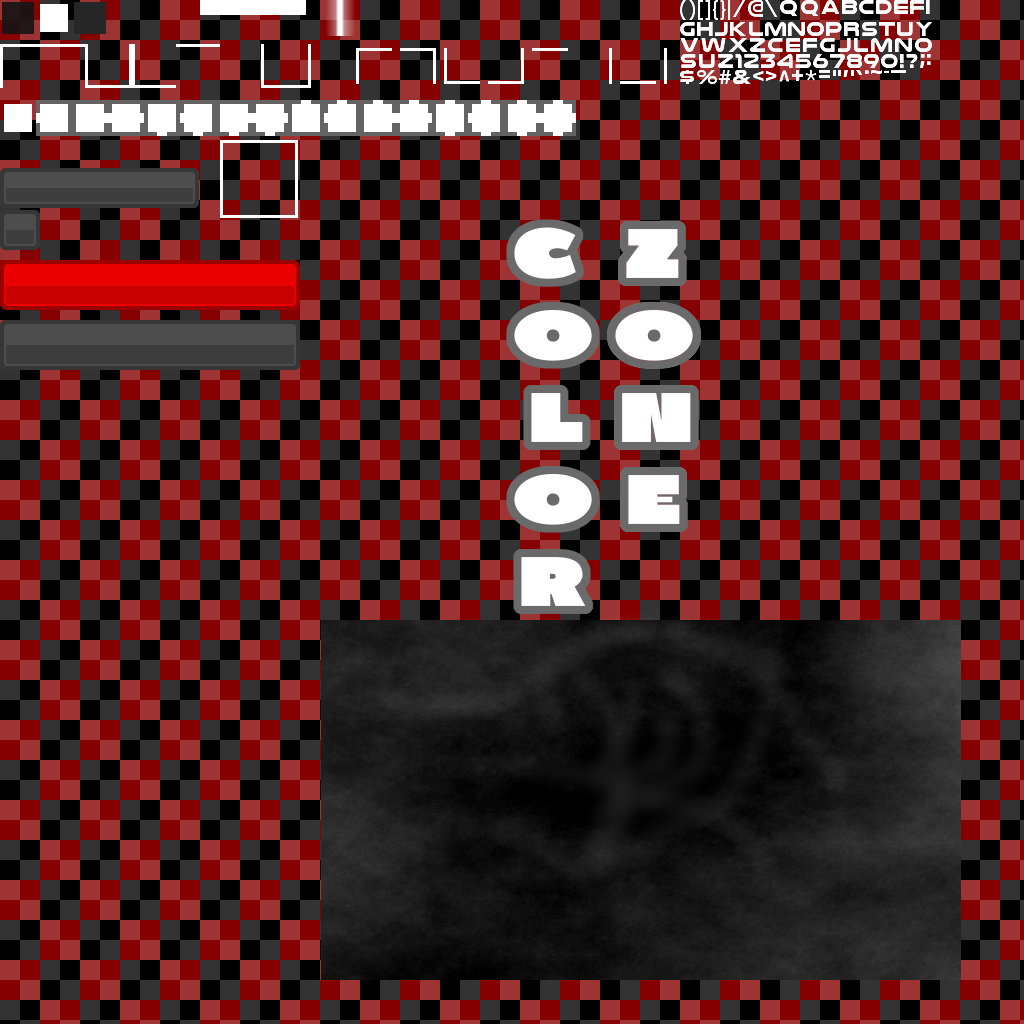
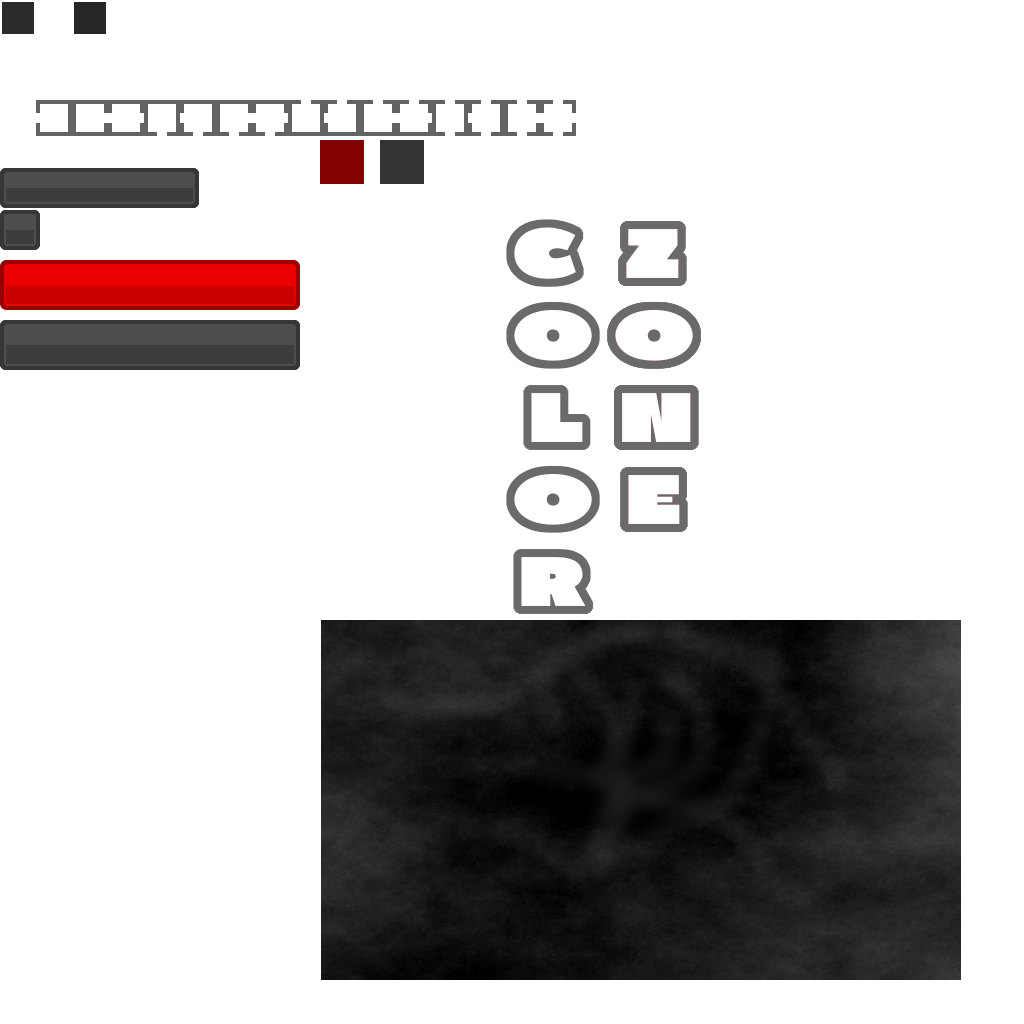
Layered file, before and after one edit (1024×1024). Changes by layer:
painted on "Ebene #1" over [320, 0, 973, 184]
hid "Ebene #18" over [0, 0, 1024, 1024]
